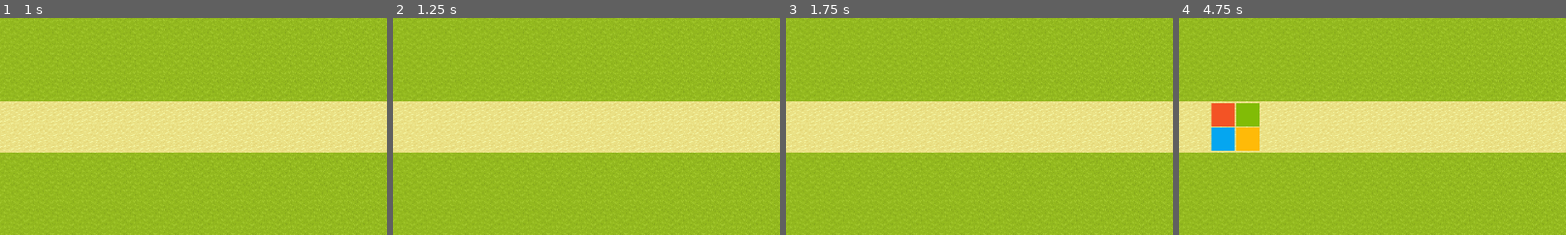
Above: before the commit, frames 1-4 (left to right).
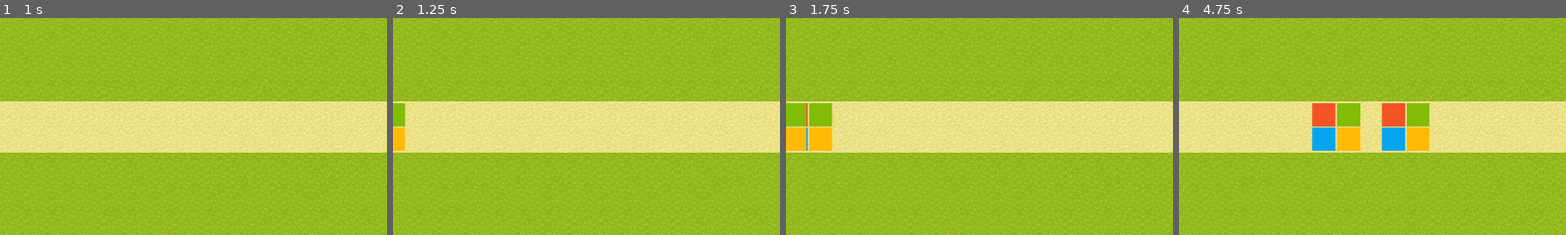
Above: after the commit, the same moments.

Repository: martin-coding/godot-os-war
Game: Godot game, scene res://main.tscn
Same seed, same stepped clock (60 frames per second), same inputs: the game is played once before the commit and once after it.
Inputs:
- Up to frame 1 (1 s): tap Enter at 0.5 s
- Up to frame 2 (1.25 s): no input
- Up to frame 3 (1.75 s): no input
- Up to frame 4 (4.75 s): no input
The pictures show only the part of the screen within x 0-50%, y 25-75%; the shares and areas given below are measured in that part.

Frame 1 is identical in both runs. In frame 2, 0.7% of the frame differs, in the area x 0-4%, y 39-62%; in frame 3, 2.5%; in frame 4, 7.9%, in the area x 8-65%, y 39-62%.

Commit message:
New enemy behavior
Randomized speed and fixed issue with multiple enemies

Diff:
--- a/entities/enemy.tscn
+++ b/entities/enemy.tscn
@@ -1,17 +1,13 @@
-[gd_scene load_steps=4 format=3 uid="uid://32uqp2kt3dy4"]
+[gd_scene load_steps=3 format=3 uid="uid://32uqp2kt3dy4"]
 
 [ext_resource type="Texture2D" uid="uid://cryk3xoo44q8u" path="res://art/enemy/microsoft.png" id="1_kj5t5"]
 [ext_resource type="Script" path="res://scripts/enemy.gd" id="1_yqwu2"]
 
-[sub_resource type="RectangleShape2D" id="RectangleShape2D_5xct4"]
-size = Vector2(60, 60)
-
-[node name="Enemy" type="Area2D"]
+[node name="Enemy" type="PathFollow2D"]
+rotates = false
+loop = false
 script = ExtResource("1_yqwu2")
 
 [node name="Sprite2D" type="Sprite2D" parent="."]
 scale = Vector2(0.5, 0.5)
 texture = ExtResource("1_kj5t5")
-
-[node name="CollisionShape2D" type="CollisionShape2D" parent="."]
-shape = SubResource("RectangleShape2D_5xct4")
--- a/main.gd
+++ b/main.gd
@@ -7,18 +7,16 @@
 # Called when the node enters the scene tree for the first time.
 func _ready():
 	spawners = get_tree().get_nodes_in_group("spawn_location")
-	# for loop
-	spawners[0].add_child(enemy.instantiate())
-	spawners[1].add_child(enemy.instantiate())
+	for spawner in spawners:
+		var new_enemy = enemy.instantiate()
+		new_enemy.speed = randf_range(40.0, 100.0)
+		spawner.add_child(new_enemy)
 
-
-# Called every frame. 'delta' is the elapsed time since the previous frame.
-func _process(_delta):
-	pass
-
-
+# Hint: spawning multiple enemies causes the process value on the PathFollow2D
+# node to change quicker (all spawned units get the same position via process)
 func _on_timer_timeout():
 	spawners = get_tree().get_nodes_in_group("spawn_location")
-	# for loop
-	spawners[0].add_child(enemy.instantiate())
-	spawners[1].add_child(enemy.instantiate())
+	for spawner in spawners:
+		var new_enemy = enemy.instantiate()
+		new_enemy.speed = randf_range(40.0, 100.0)
+		spawner.add_child(new_enemy)
--- a/main.tscn
+++ b/main.tscn
@@ -40,25 +40,17 @@
 layer_0/tile_data = PackedInt32Array(-589841, 0, 0, -524305, 0, 0, -458769, 0, 0, -393233, 0, 0, -327697, 0, 0, -262161 …(13098 unchanged characters)…
 metadata/_edit_lock_ = true
 
-[node name="Path1" type="Path2D" parent="Wallpaper"]
+[node name="Path1" type="Path2D" parent="Wallpaper" groups=["spawn_location"]]
 curve = SubResource("Curve2D_h73n0")
 
-[node name="PathFollow1" type="PathFollow2D" parent="Wallpaper/Path1" groups=["spawn_location"]]
-position = Vector2(-600, 0)
-rotates = false
-
-[node name="Path2" type="Path2D" parent="Wallpaper"]
+[node name="Path2" type="Path2D" parent="Wallpaper" groups=["spawn_location"]]
 curve = SubResource("Curve2D_ojea1")
-
-[node name="PathFollow2" type="PathFollow2D" parent="Wallpaper/Path2" groups=["spawn_location"]]
-position = Vector2(-600, 0)
-rotates = false
 
 [node name="Camera" type="Camera2D" parent="."]
 zoom = Vector2(2, 2)
 
 [node name="Timer" type="Timer" parent="."]
-wait_time = 10.0
+wait_time = 5.0
 autostart = true
 
 [connection signal="timeout" from="Timer" to="." method="_on_timer_timeout"]
--- a/project.godot
+++ b/project.godot
@@ -10,7 +10,7 @@
 
 [application]
 
-config/name="OS_Wars"
+config/name="OS_War"
 run/main_scene="res://main.tscn"
 config/features=PackedStringArray("4.1", "Mobile")
 config/icon="res://icon.svg"
--- a/scripts/enemy.gd
+++ b/scripts/enemy.gd
@@ -1,8 +1,14 @@
-extends Area2D
+extends PathFollow2D
 
 
-@onready var pathFollow: PathFollow2D = get_parent()
 @export var speed: float = 40.0
 
+func _ready():
+	progress = 0
+
 func _physics_process(delta):
-	pathFollow.progress += speed * delta
+	if progress_ratio < 1.0:
+		progress += speed * delta
+	else:
+		queue_free()
+		print("-1 Health") # gets called multiple times
